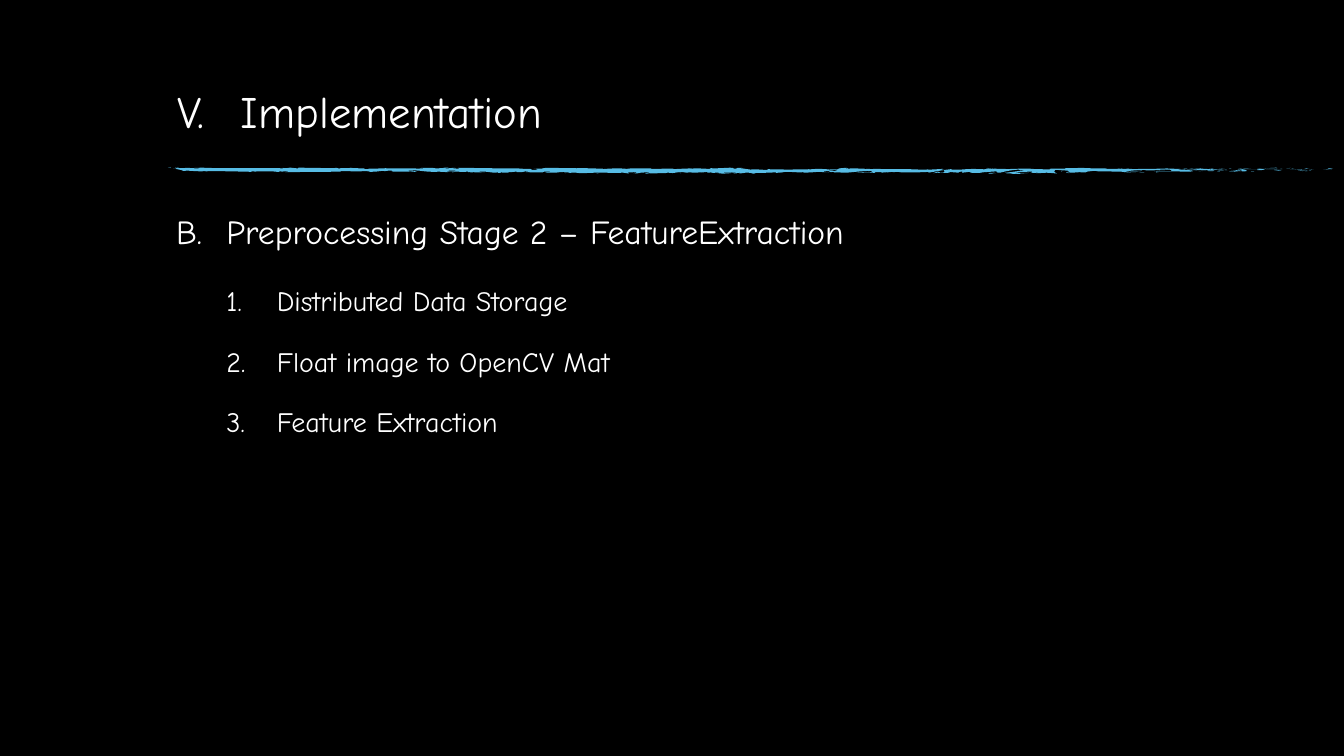
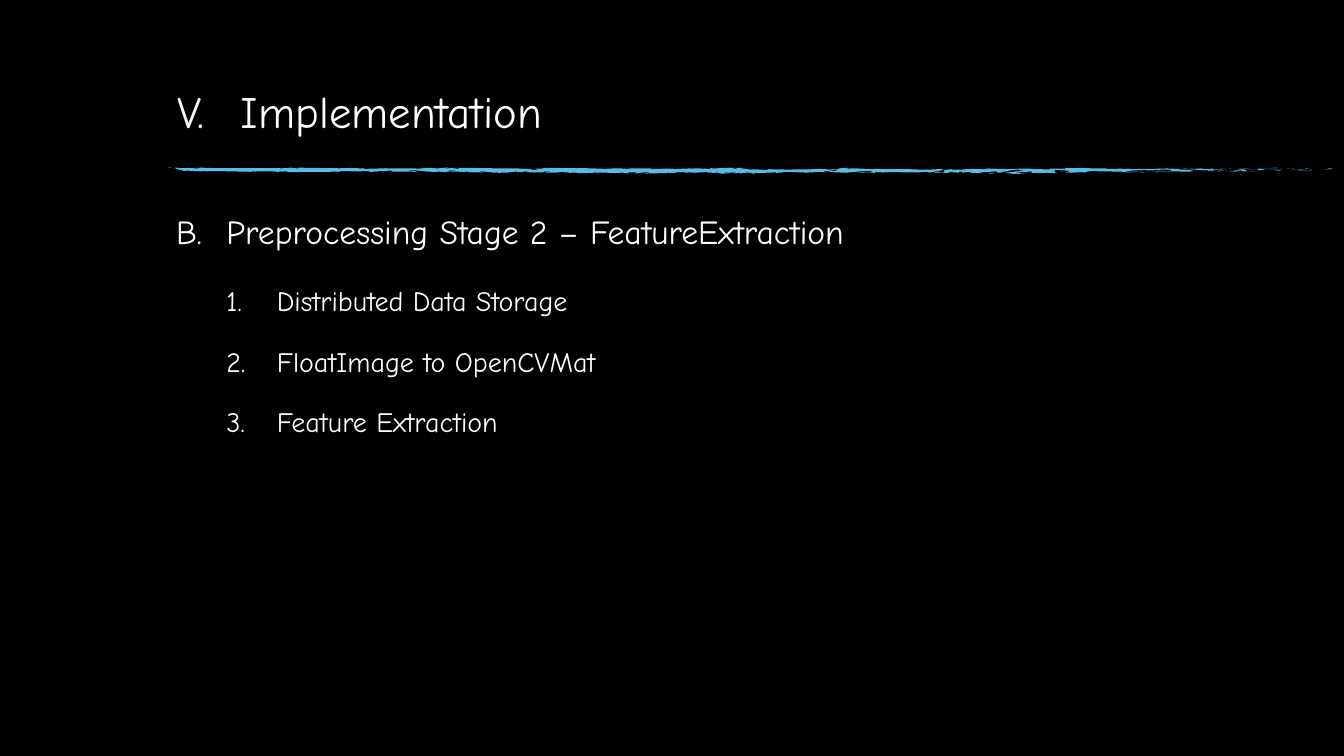
Before and after one commit to GatHors/ImageProcessing, a slide deck: slide 20 of Report & presentation/FinalReport_Gathors.pptm. Drawn at 1344x756 pixels with LibreOffice and Linux fonts; fonts in the diff are those of the drawing; background and template pictures are left out. Boxes give left, top, right and bottom in pixels: in the first picture for what was removed or moved away, otherwise in the second. Text is boxed around its words. In the diff, an @@ line names an element or a change of style, - is before the commit and + after.

```diff
--- a/Report & presentation/FinalReport_Gathors.pptm
+++ b/Report & presentation/FinalReport_Gathors.pptm
@@ text at [277,353,596,378]: text changed @@
-  2. Float image to OpenCV Mat
+  2. FloatImage to OpenCVMat
```
Also in this commit, not shown: 6 other slides changed.
